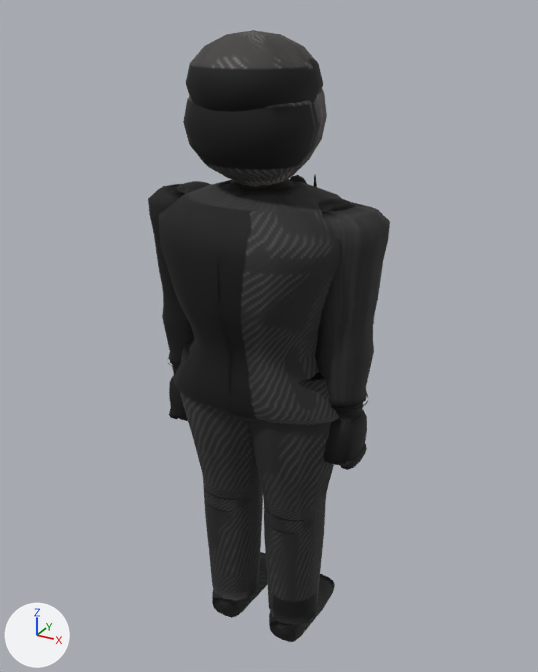
A saved change to the glTF model assets/models/seungyeong_a.glb.
Camera for both pictures: a 50 mm camera at (1.01, -1.796, 1.956) aimed at (-0.004, 0.047, 1.035). Lighting does not change. The marker at lower left points along +X, +Y and +Z. The first picture is the older version. Vertices at exactly the same position are counted once.

In view in the first picture: 'Body'.
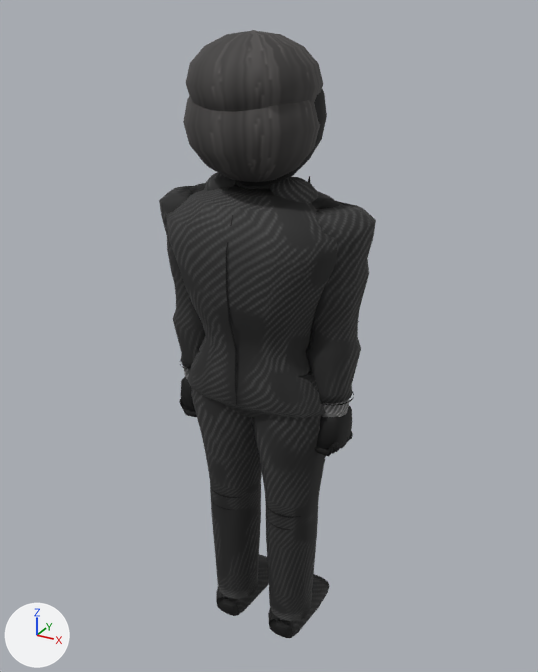
What the commit changed:
me_mesh_0 is used by ob_body; location (0.0, 0.0, 0.0).
me_mesh_0 had 3761 vertices, 6724 faces and spanned x -0.37..0.37, y -0.24..0.25, z -0.03..1.91.
me_mesh_0 now has 4385 vertices, 7932 faces and spans x -0.33..0.33, y -0.21..0.23, z -0.03..1.91.
me_mesh_0 part 1: the loose piece of 14 vertices spanning x 0.0, y -0.24..-0.19, z 0.89..1.46 is moved by (0.0, 0.04, 0.0).
me_mesh_0 part 2: the loose piece of 52 vertices spanning x 0.28..0.34, y -0.07..0.08, z 0.7..0.75 is deleted.
me_mesh_0 part 3: 764 vertices moved from x -0.37..0.37, y -0.24..0.24, z 0.04..1.52 to x -0.33..0.33, y -0.19..0.19, z 0.04..1.52; 1195 vertices removed from x -0.36..0.36, y -0.19..0.25, z -0.03..1.5; 1809 vertices added at x -0.31..0.31, y -0.15..0.23, z -0.03..1.54.
me_mesh_0 part 4: 1911 kept faces spanning x -0.33..0.33, y -0.21..0.19, z 0.05..1.91 get new texture (UV) coordinates.
Other edits to the shape of me_mesh_0 do not show in these pictures.

Pixel boxes (x1, y1, x2, y2) of what changed, in the pictures (538 x 672 px; the box of a moved part takes in the faces that stretch with it):
'Body', reshaped (10% narrower): before (148, 30, 390, 642); after (159, 30, 376, 638)
part 1 of me_mesh_0, moved or reshaped: before (216, 219, 230, 408); after (226, 215, 237, 405)
part 2 of me_mesh_0, deleted: before (340, 444, 367, 470)
part 3 of me_mesh_0, moved or reshaped: before (156, 175, 388, 642); after (167, 172, 363, 638)
part 4 of me_mesh_0, surface changed (lighter): before (148, 31, 390, 625); after (159, 31, 376, 621)
